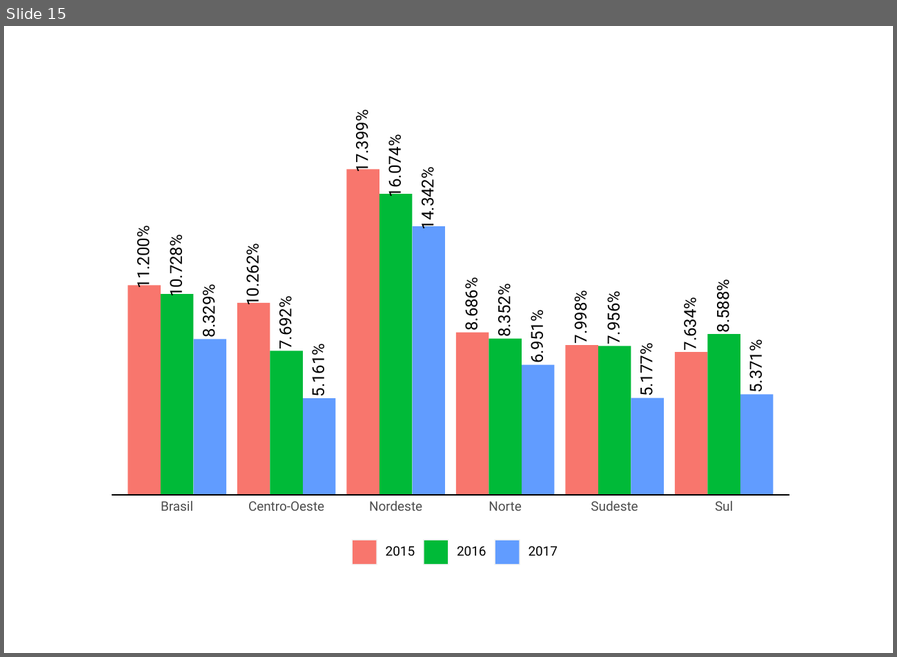
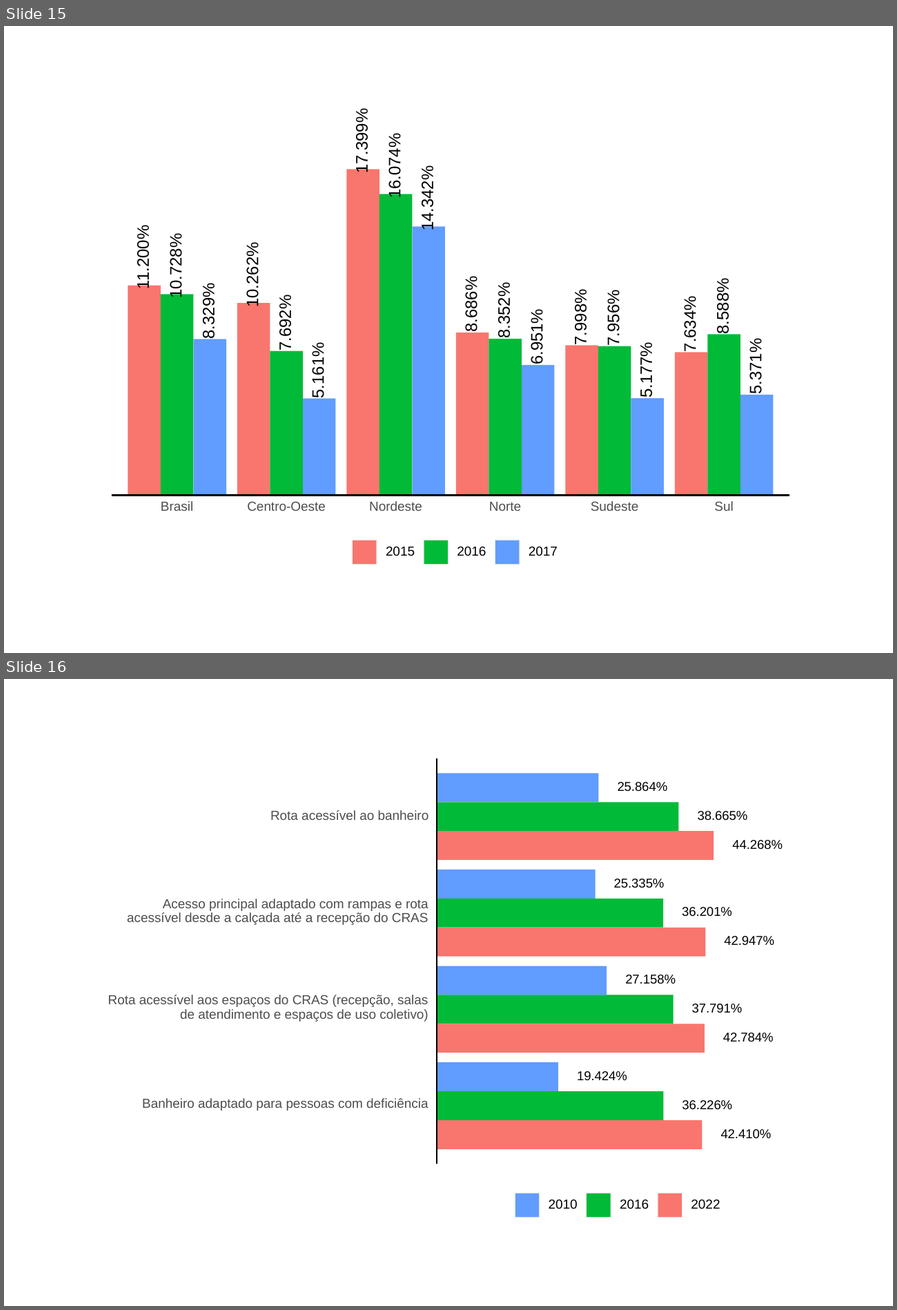
Before and after one commit to Sagicad-MDS/Publicacoes-Censo-SUAS, a slide deck: Publicação 2022/graficos.pptx. Shown one above the other, each under a label of ours: slide 15 before the commit, slides 15 and 16 after it. The pictures are 897x657 and 897x1310 pixels, drawn with LibreOffice and Linux fonts; fonts in the diff are those of the drawing. Boxes give left, top, right and bottom in pixels: in the first picture for what was removed or moved away, otherwise in the second. Text is boxed around its words. In the diff, an @@ line names an element or a change of style, - is before the commit and + after.

```diff
--- a/Publicação 2022/graficos.pptx
+++ b/Publicação 2022/graficos.pptx
@@ slide 16 added at [4, 679, 893, 1306], background #FFFFFF @@
@@ group added at [100, 750, 798, 1234]: 21 texts, 20 rectangles, 17 freeform shapes @@
+25.335%
+27.158%
+25.864%
+19.424%
+36.201%
+37.791%
+38.665%
+36.226%
+42.947%
+42.784%
+44.268%
+42.410%
+Banheiro adaptado para pessoas com deficiência
+Rota acessível aos espaços do CRAS (recepção, salas
+de atendimento e espaços de uso coletivo)
+Acesso principal adaptado com rampas e rota
+acessível desde a calçada até a recepção do CRAS
+Rota acessível ao banheiro
+2010
+2016
+2022
@@ slide 15 changed as well @@
@@ freeform shape at [112, 261, 789, 261]: outline redrawn @@
@@ font Roboto to Arial in 26 elements at [161, 501, 193, 510], [489, 501, 521, 510], [386, 546, 415, 556], [457, 546, 486, 556], [528, 546, 557, 556], [247, 501, 326, 510], [590, 501, 638, 510], [714, 501, 733, 510], [418, 172, 437, 229], [243, 248, 262, 305], [134, 232, 152, 288], [386, 139, 404, 196], [462, 282, 481, 331], [681, 301, 700, 350], [495, 288, 513, 337], [604, 295, 623, 344], [713, 283, 732, 332], [309, 348, 328, 397], [528, 314, 546, 363], [746, 343, 765, 392], [352, 115, 371, 172], [167, 240, 185, 296], [571, 294, 590, 343], [637, 348, 655, 397], [199, 288, 218, 337], [276, 301, 294, 350] @@
@@ freeform shape at [112, 355, 789, 355]: outline redrawn @@
```
Also in this commit, not shown: 13 other slides changed, 1 other slide added, 1 slide removed, 23 other files.
